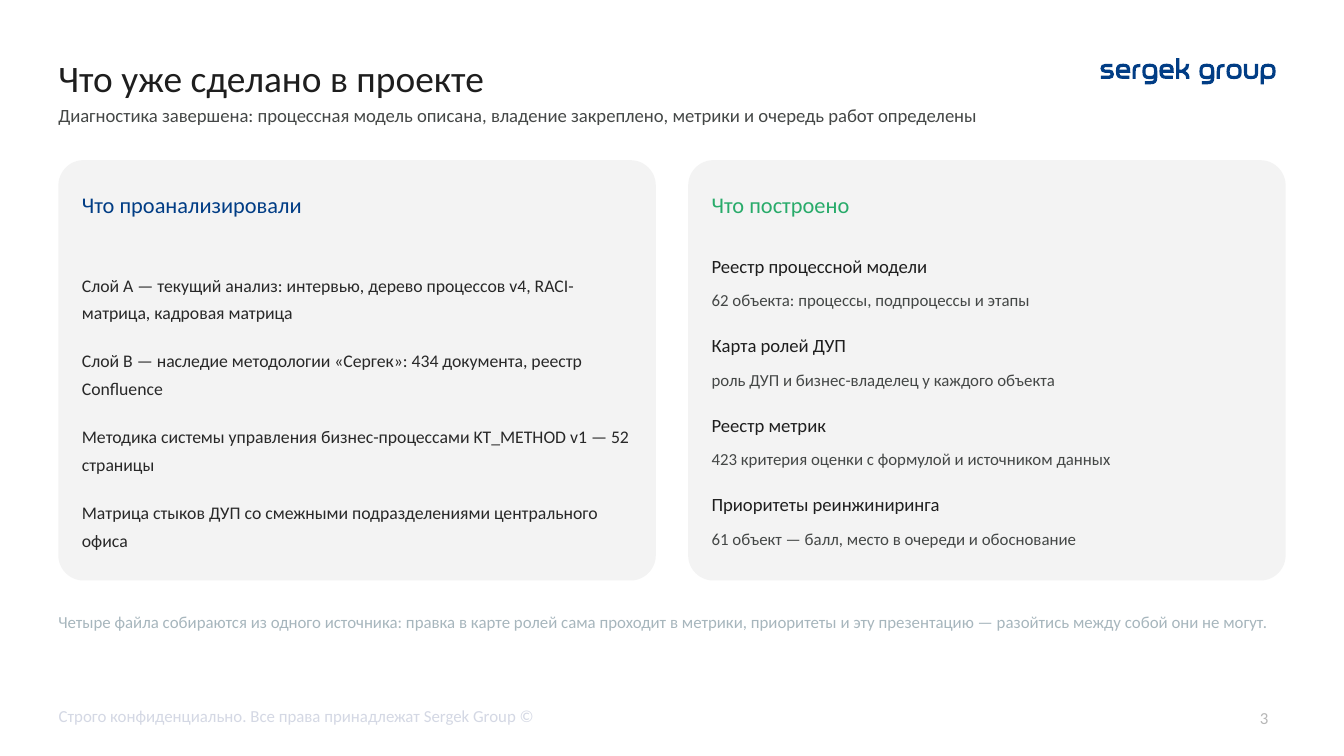
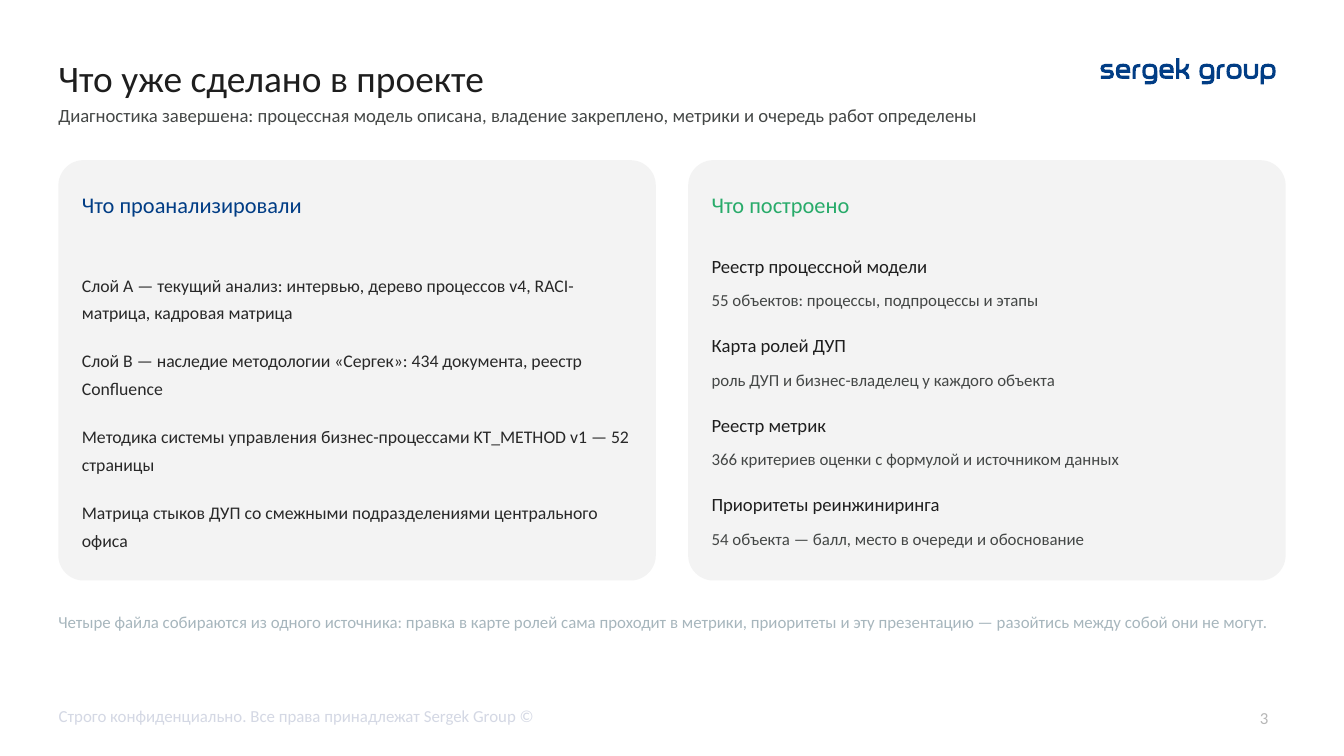
Before and after one commit to TemeshevProject/SG-DUP-Project, a slide deck: slide 3 of dup_project/02_Презентация/ДУП_Приоритеты_реинжиниринга_презентация.pptx. Drawn at 1344x756 pixels with LibreOffice and Linux fonts; fonts in the diff are those of the drawing. Boxes give left, top, right and bottom in pixels: in the first picture for what was removed or moved away, otherwise in the second. Text is boxed around its words. In the diff, an @@ line names an element or a change of style, - is before the commit and + after.

```diff
--- a/dup_project/02_Презентация/ДУП_Приоритеты_реинжиниринга_презентация.pptx
+++ b/dup_project/02_Презентация/ДУП_Приоритеты_реинжиниринга_презентация.pptx
@@ text at (712,294,1038,309): text changed @@
-62 объекта: процессы, подпроцессы и этапы
+55 объектов: процессы, подпроцессы и этапы
@@ text at (712,453,1119,468): text changed @@
-423 критерия оценки с формулой и источником данных
+366 критериев оценки с формулой и источником данных
@@ text at (712,533,1084,548): text changed @@
-61 объект — балл, место в очереди и обоснование
+54 объекта — балл, место в очереди и обоснование
```
Also in this commit, not shown: 14 other slides changed, 2 other files.
